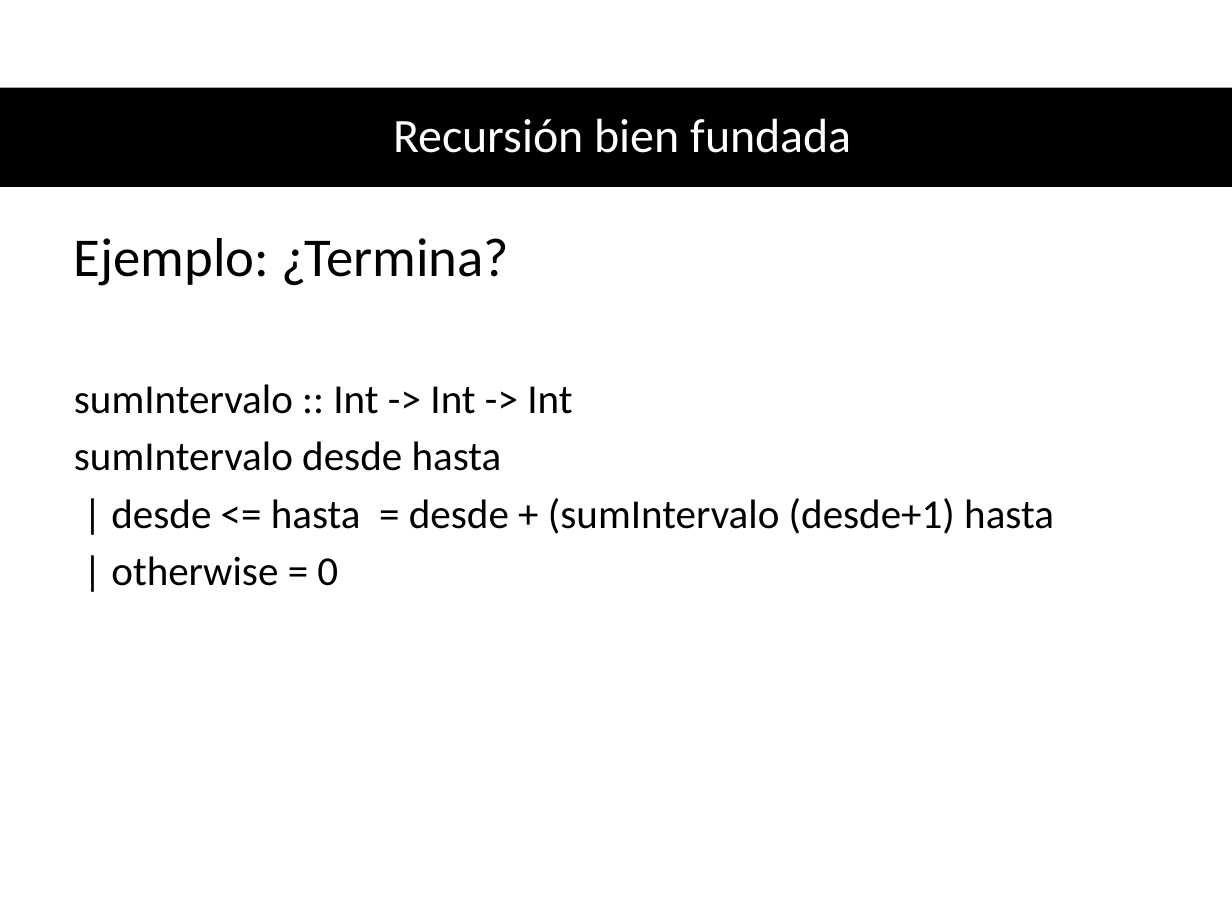
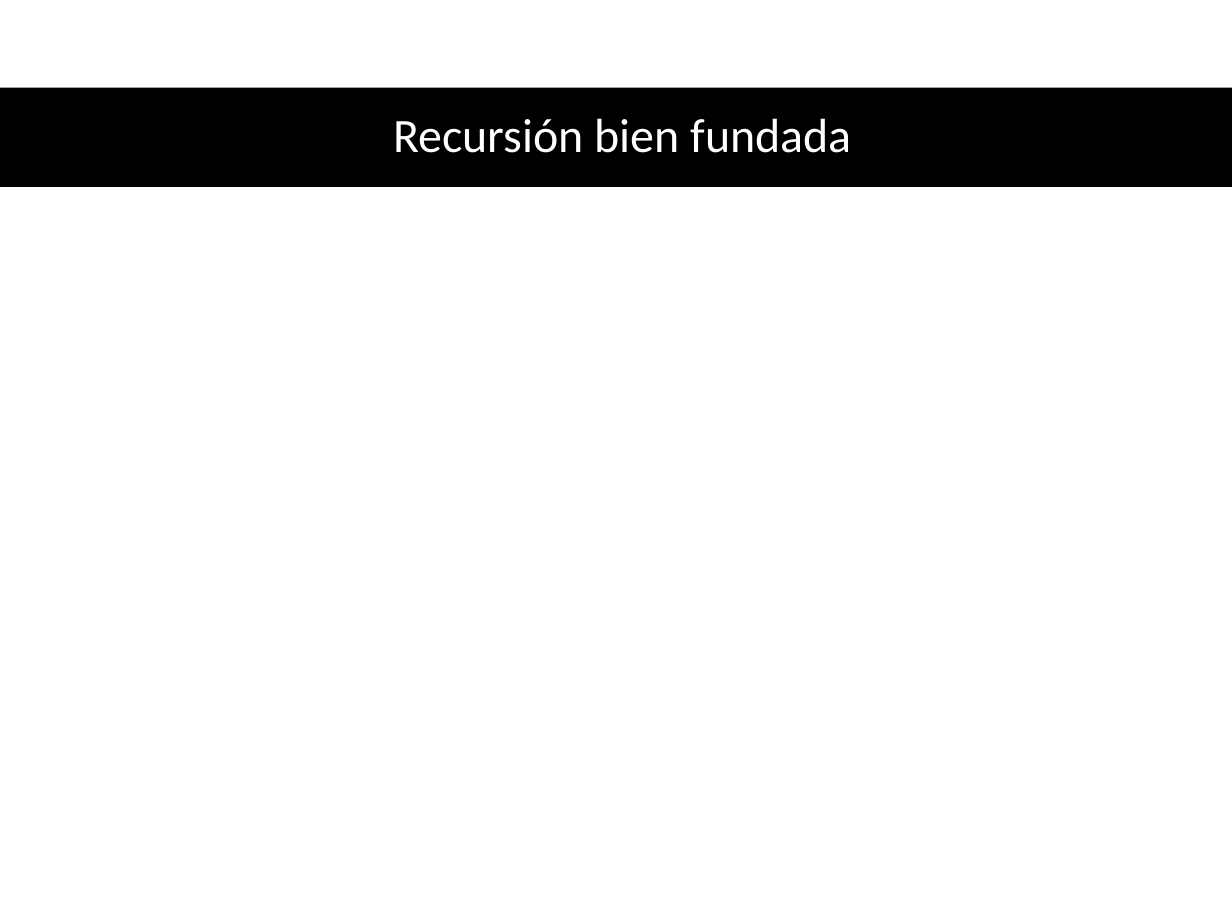
Before and after one commit to diegoacu1234/TC_Marzo26, a slide deck: slide 14 of S01_Intro/01_ProblemasIntroductorios/Diapos.pptx (slide 13 before the commit). Drawn at 1232x924 pixels with LibreOffice and Linux fonts; fonts in the diff are those of the drawing; grey boxes stand for pictures. Boxes give left, top, right and bottom in pixels: in the first picture for what was removed or moved away, otherwise in the second. Text is boxed around its words. In the diff, an @@ line names an element or a change of style, - is before the commit and + after.

```diff
--- a/S01_Intro/01_ProblemasIntroductorios/Diapos.pptx
+++ b/S01_Intro/01_ProblemasIntroductorios/Diapos.pptx
@@ text removed at [74, 238, 1054, 586] @@
-Ejemplo: ¿Termina?
-sumIntervalo :: Int -> Int -> Int
-sumIntervalo desde hasta
-| desde <= hasta = desde + (sumIntervalo (desde+1) hasta
-| otherwise = 0
```
Also in this commit, not shown: 2 other slides changed, 1 slide added, 6 other files.
